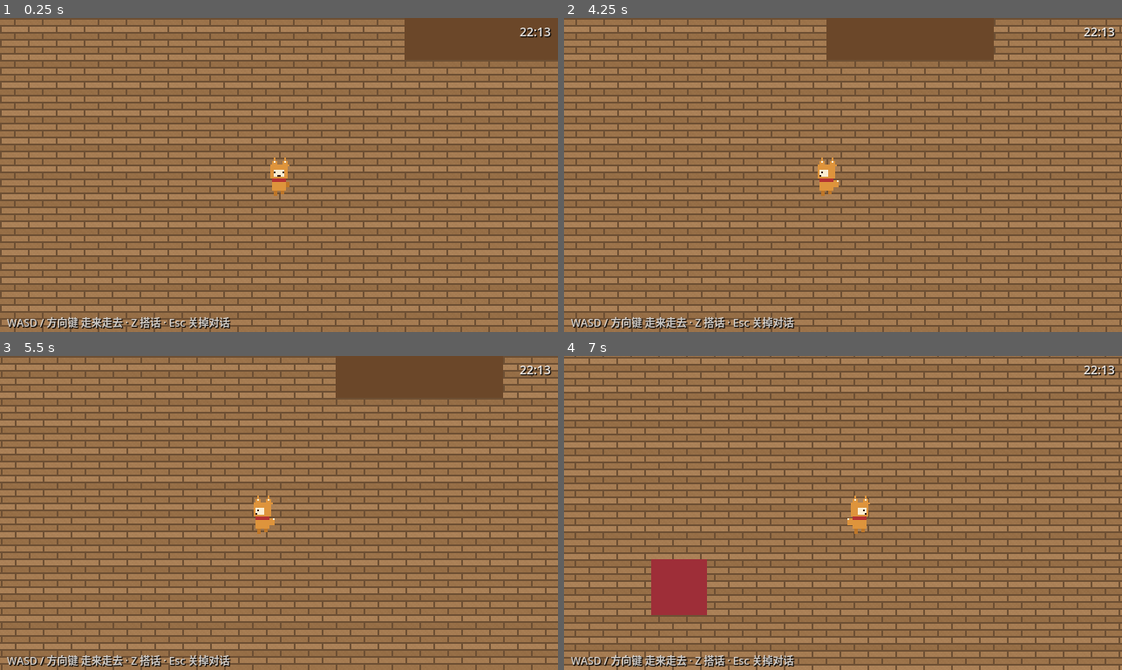
Above: before the commit, frames 1-4 (two rows, left to right).
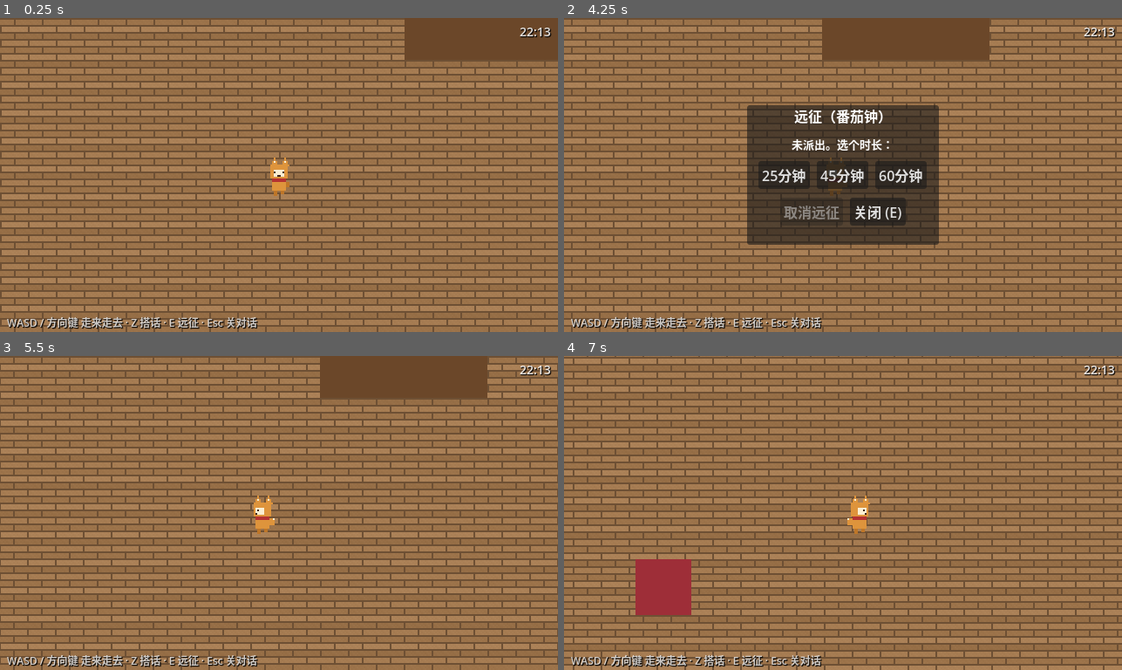
Above: after the commit, the same moments.

Repository: DbDB68/marumaru
Game: Godot game, scene res://scenes/main.tscn
Two runs of this game, one before a commit and one after it. Both use one fixed random seed, a clock stepped at 60 frames per second and the inputs below.
Inputs (mouse positions are in pixels of both pictures, inside the frame that each line leads up to):
- Up to frame 1 (0.25 s): no input
- Up to frame 2 (4.25 s): tap Enter (ui_accept) at 0.5, 0.77, 1.52, 3.02, 3.77 s; hold D (move_right) 0.53-1.28 s; hold Z (interact) 0.53-1.28 s; hold S (move_down) 1.28-2.03 s; tap Z (interact) at 1.35, 2.85 s; hold D (move_right) 2.03-2.78 s; hold Z (interact) 2.03-2.78 s; hold W (move_up) 2.78-3.53 s; hold A (move_left) from 3.53 s (still down); hold Z (interact) from 3.53 s (still down); tap E (expedition_menu, bound only after the commit) at 4.15 s
- Up to frame 3 (5.5 s): release A (move_left) at 4.25 s; release Z (interact) at 4.25 s; click (217, 513) at 4.25 s, where only the run after the commit has a clickable "25分钟"; tap Enter (ui_accept) at 5, 5.27 s; hold A (move_left) from 5.03 s (still down); tap Z (interact) at 5.1 s
- Up to frame 4 (7 s): release A (move_left) at 5.78 s; hold S (move_down) 5.78-6.53 s; hold Z (interact) 5.78-6.53 s; hold D (move_right) from 6.53 s (still down); tap Z (interact) at 6.6 s; tap Enter (ui_accept) at 6.77 s

The runs differ from the first frame. In frame 1, 0.4% of the frame differs, in the area x 31-47%, y 95-100%; in frame 2, 23%, in the area x 1-100%, y 0-100%; in frame 3, 9.8%; in frame 4, 10%.

Commit message:
远征番茄钟：E 键派出/倒计时/离线结算/归队播报 + 单测
Co-authored-by: k3 <k3@users.noreply.github.com>

Diff:
--- a/project.godot
+++ b/project.godot
@@ -18,6 +18,7 @@
 [autoload]
 
 Game="*res://scripts/game.gd"
+Expedition="*res://scripts/expedition.gd"
 
 [display]
 
@@ -28,6 +29,11 @@
 
 [input]
 
+expedition_menu={
+"deadzone": 0.5,
+"events": [Object(InputEventKey,"resource_local_to_scene":false,"resource_name":"","device":-1,"window_id":0,"alt_pressed":false,"shift_pressed":false,"ctrl_pressed":false,"meta_pressed":false,"pressed":false,"keycode":0,"physical_keycode":69,"key_label":0,"unicode":0,"location":0,"echo":false,"script":null)
+]
+}
 interact={
 "deadzone": 0.5,
 "events": [Object(InputEventKey,"resource_local_to_scene":false,"resource_name":"","device":-1,"window_id":0,"alt_press …(190 unchanged characters)…
--- /dev/null
+++ b/scenes/expedition_panel.tscn
@@ -0,0 +1,61 @@
+[gd_scene load_steps=2 format=3]
+
+[ext_resource type="Script" path="res://scripts/expedition_panel.gd" id="1_script"]
+
+[node name="ExpeditionPanel" type="CanvasLayer"]
+layer = 50
+script = ExtResource("1_script")
+
+[node name="Panel" type="PanelContainer" parent="."]
+anchors_preset = 8
+anchor_left = 0.5
+anchor_top = 0.5
+anchor_right = 0.5
+anchor_bottom = 0.5
+offset_left = -110.0
+offset_top = -80.0
+offset_right = 110.0
+offset_bottom = 80.0
+grow_horizontal = 2
+grow_vertical = 2
+
+[node name="VBox" type="VBoxContainer" parent="Panel"]
+theme_override_constants/separation = 10
+
+[node name="Title" type="Label" parent="Panel/VBox"]
+theme_override_font_sizes/font_size = 16
+horizontal_alignment = 1
+text = "远征（番茄钟）"
+
+[node name="Status" type="Label" parent="Panel/VBox"]
+theme_override_font_sizes/font_size = 13
+horizontal_alignment = 1
+text = "未派出。选个时长："
+
+[node name="StartButtons" type="HBoxContainer" parent="Panel/VBox"]
+theme_override_constants/separation = 8
+alignment = 1
+
+[node name="B25" type="Button" parent="Panel/VBox/StartButtons"]
+focus_mode = 0
+text = "25分钟"
+
+[node name="B45" type="Button" parent="Panel/VBox/StartButtons"]
+focus_mode = 0
+text = "45分钟"
+
+[node name="B60" type="Button" parent="Panel/VBox/StartButtons"]
+focus_mode = 0
+text = "60分钟"
+
+[node name="BottomButtons" type="HBoxContainer" parent="Panel/VBox"]
+theme_override_constants/separation = 8
+alignment = 1
+
+[node name="Cancel" type="Button" parent="Panel/VBox/BottomButtons"]
+focus_mode = 0
+text = "取消远征"
+
+[node name="Close" type="Button" parent="Panel/VBox/BottomButtons"]
+focus_mode = 0
+text = "关闭 (E)"
--- a/scenes/main.tscn
+++ b/scenes/main.tscn
@@ -121,4 +121,4 @@
 theme_override_constants/shadow_offset_x = 1
 theme_override_constants/shadow_offset_y = 1
 theme_override_font_sizes/font_size = 12
-text = "WASD / 方向键 走来走去 · Z 搭话 · Esc 关掉对话"
+text = "WASD / 方向键 走来走去 · Z 搭话 · E 远征 · Esc 关对话"
--- /dev/null
+++ b/scripts/expedition.gd
@@ -0,0 +1,100 @@
+extends Node
+## 远征番茄钟（Autoload: Expedition）
+## 派出刀男 → 现实时间倒计时 → 到点弹「远征部队回来了！」
+## 状态存 user://expedition.json，关掉游戏也照算，下次打开补报
+
+signal started
+signal finished
+
+var save_path := "user://expedition.json"
+
+var _end_unix := 0.0        # 0 = 无远征
+var _pending_report := false  # 已完成但还没向玩家报告
+var _panel: CanvasLayer
+
+
+func _ready() -> void:
+	_load()
+	_panel = load("res://scenes/expedition_panel.tscn").instantiate()
+	add_child(_panel)
+	if _pending_report:
+		_announce.call_deferred()
+
+
+## 派出远征，duration_min 分钟后回来
+func start(duration_min: int) -> void:
+	_end_unix = Time.get_unix_time_from_system() + duration_min * 60.0
+	_pending_report = false
+	_save()
+	started.emit()
+	_panel.close()
+
+
+func cancel() -> void:
+	_end_unix = 0.0
+	_pending_report = false
+	_save()
+
+
+func is_active() -> bool:
+	return _end_unix > 0.0 and remaining_seconds() > 0
+
+
+## 刀男是否因远征不在本丸（目前全队一起走）
+func is_away(_npc_id: String) -> bool:
+	return is_active()
+
+
+func remaining_seconds() -> int:
+	return maxi(0, int(_end_unix - Time.get_unix_time_from_system()))
+
+
+func has_pending_report() -> bool:
+	return _pending_report
+
+
+func _process(_delta: float) -> void:
+	if _end_unix > 0.0 and remaining_seconds() <= 0:
+		_end_unix = 0.0
+		_pending_report = true
+		_save()
+		finished.emit()
+		_announce()
+
+
+func _unhandled_input(event: InputEvent) -> void:
+	if event is InputEventKey and event.is_echo():
+		return
+	if event.is_action_pressed("expedition_menu"):
+		_panel.toggle()
+		get_viewport().set_input_as_handled()
+
+
+## 弹「回来了」对话；对话框还没就位就下一帧再试
+func _announce() -> void:
+	if not is_inside_tree():
+		return
+	var tree := get_tree()
+	var d := tree.get_first_node_in_group("dialog_box")
+	if d == null:
+		await tree.process_frame
+		_announce()
+		return
+	d.open(["远征部队回来了！", "辛苦了。……这是这次的收获。（占位）"])
+	_pending_report = false
+	_save()
+
+
+func _save() -> void:
+	var f := FileAccess.open(save_path, FileAccess.WRITE)
+	if f != null:
+		f.store_string(JSON.stringify({"end_unix": _end_unix, "pending_report": _pending_report}))
+
+
+func _load() -> void:
+	if not FileAccess.file_exists(save_path):
+		return
+	var parsed: Variant = JSON.parse_string(FileAccess.get_file_as_string(save_path))
+	if parsed is Dictionary:
+		_end_unix = float(parsed.get("end_unix", 0.0))
+		_pending_report = bool(parsed.get("pending_report", false))
--- /dev/null
+++ b/scripts/expedition_panel.gd
@@ -0,0 +1,55 @@
+extends CanvasLayer
+## 远征面板：E 键开关；选时长派出，或取消远征
+
+@onready var panel: PanelContainer = $Panel
+@onready var status: Label = $Panel/VBox/Status
+@onready var start_buttons: HBoxContainer = $Panel/VBox/StartButtons
+@onready var cancel_button: Button = $Panel/VBox/BottomButtons/Cancel
+
+
+func _ready() -> void:
+	add_to_group("expedition_panel")
+	panel.hide()
+	$Panel/VBox/StartButtons/B25.pressed.connect(func() -> void: Expedition.start(25))
+	$Panel/VBox/StartButtons/B45.pressed.connect(func() -> void: Expedition.start(45))
+	$Panel/VBox/StartButtons/B60.pressed.connect(func() -> void: Expedition.start(60))
+	cancel_button.pressed.connect(_on_cancel)
+	$Panel/VBox/BottomButtons/Close.pressed.connect(close)
+
+
+func _process(_delta: float) -> void:
+	if panel.visible:
+		_refresh()
+
+
+func toggle() -> void:
+	panel.visible = not panel.visible
+	if panel.visible:
+		_refresh()
+
+
+func close() -> void:
+	panel.hide()
+
+
+func is_open() -> bool:
+	return panel.visible
+
+
+func _refresh() -> void:
+	var active := Expedition.is_active()
+	if active:
+		var s := Expedition.remaining_seconds()
+		status.text = "远征中：还剩 %02d:%02d" % [s / 60, s % 60]
+	elif Expedition.has_pending_report():
+		status.text = "远征部队回来了！"
+	else:
+		status.text = "未派出。选个时长："
+	for b in start_buttons.get_children():
+		b.disabled = active
+	cancel_button.disabled = not active
+
+
+func _on_cancel() -> void:
+	Expedition.cancel()
+	_refresh()
--- a/scripts/player.gd
+++ b/scripts/player.gd
@@ -13,8 +13,8 @@
 
 
 func _physics_process(_delta: float) -> void:
-	if _dialog_open():
-		# 对话中站住，但动画要收到立正
+	if _ui_busy():
+		# 对话/面板开着时站住，动画也要立正
 		velocity = Vector2.ZERO
 		_update_animation(Vector2.ZERO)
 		return
@@ -28,7 +28,7 @@
 	# 忽略按住不放时的键盘连发，否则开关对话会疯狂切换
 	if event is InputEventKey and event.is_echo():
 		return
-	if event.is_action_pressed("interact") and not _dialog_open():
+	if event.is_action_pressed("interact") and not _ui_busy():
 		var npc := _nearest_npc()
 		if npc != null:
 			npc.face_toward(global_position)
@@ -66,3 +66,11 @@
 func _dialog_open() -> bool:
 	var d := _dialog()
 	return d != null and d.is_open()
+
+
+## 任一界面（对话框/远征面板）开着都算忙
+func _ui_busy() -> bool:
+	if _dialog_open():
+		return true
+	var p := get_tree().get_first_node_in_group("expedition_panel")
+	return p != null and p.is_open()
--- a/scripts/room.gd
+++ b/scripts/room.gd
@@ -1,7 +1,8 @@
 extends Node2D
 ## 房间基座：
 ## 1) 切换进来时把主角摆到 Game 指定的出生点（出生点放在 Spawns/ 下）
-## 2) 按日程表生成此刻应该在这个房间的刀男
+## 2) 按日程表生成此刻应该在这个房间的刀男（远征中的刀男不出现）
+## 3) 监听远征出发/归来，刀男实时离场/回场
 
 @export var room_id := ""
 
@@ -9,6 +10,8 @@
 func _ready() -> void:
 	_place_player()
 	_spawn_npcs()
+	Expedition.started.connect(_on_expedition_started)
+	Expedition.finished.connect(_on_expedition_finished)
 
 
 func _place_player() -> void:
@@ -23,6 +26,10 @@
 
 func _spawn_npcs() -> void:
 	for npc_id in Schedule.all_npc_ids():
+		if Expedition.is_away(npc_id):
+			continue
+		if _has_npc(npc_id):
+			continue
 		var slot := Schedule.current_slot(npc_id)
 		if slot.get("room", "") != room_id:
 			continue
@@ -33,3 +40,21 @@
 		var npc: Node2D = load(scene_path).instantiate()
 		npc.npc_id = npc_id
 		add_child(npc)
+
+
+func _has_npc(npc_id: String) -> bool:
+	for n in get_tree().get_nodes_in_group("npcs"):
+		if n.npc_id == npc_id and not n._leaving:
+			return true
+	return false
+
+
+## 远征出发：本房间里的刀男淡出离场
+func _on_expedition_started() -> void:
+	for n in get_tree().get_nodes_in_group("npcs"):
+		n._leave_room()
+
+
+## 远征归来：按当前日程把该在的刀男生成回来
+func _on_expedition_finished() -> void:
+	_spawn_npcs()
--- /dev/null
+++ b/tools/test_expedition.gd
@@ -0,0 +1,66 @@
+extends SceneTree
+## 远征番茄钟单元测试：派出/倒计时/到点完成/取消/离线补报
+## 用法：godot --headless --path <项目> --script res://tools/test_expedition.gd
+
+var _failures := 0
+const TEST_SAVE := "user://test_expedition.json"
+
+
+func _init() -> void:
+	var E: Node = load("res://scripts/expedition.gd").new()
+	E.save_path = TEST_SAVE
+	root.add_child(E)
+	await process_frame
+
+	# --- 派出 ---
+	var got_started := [false]
+	E.started.connect(func() -> void: got_started[0] = true)
+	E.start(25)
+	_check(got_started[0], "派出时应发 started 信号")
+	_check(E.is_active(), "派出后应处于远征中")
+	_check(E.is_away("hasebe"), "远征中长谷部应不在家")
+	var remain: int = E.remaining_seconds()
+	_check(remain > 1480 and remain <= 1500, "25 分钟倒计时应≈1500s (实际 %d)" % remain)
+
+	# --- 到点完成 ---
+	var got_finished := [false]
+	E.finished.connect(func() -> void: got_finished[0] = true)
+	E._end_unix = Time.get_unix_time_from_system() - 1.0  # 假装时间已到
+	await process_frame
+	await process_frame
+	_check(got_finished[0], "到点应发 finished 信号")
+	_check(E.has_pending_report(), "到点后应有待报告的归队")
+	_check(not E.is_active(), "到点后不再是远征中")
+
+	# --- 离线补报：新实例读档后仍记得要报告 ---
+	var E2: Node = load("res://scripts/expedition.gd").new()
+	E2.save_path = TEST_SAVE
+	root.add_child(E2)
+	await process_frame
+	_check(E2.has_pending_report(), "重开游戏应记得有待报告的归队（离线结算）")
+	root.remove_child(E2)
+	E2.queue_free()
+
+	# --- 取消 ---
+	E.start(45)
+	_check(E.is_active(), "重新派出应处于远征中")
+	E.cancel()
+	_check(not E.is_active() and not E.has_pending_report(), "取消后应回归闲置")
+
+	root.remove_child(E)
+	E.queue_free()
+	DirAccess.remove_absolute(TEST_SAVE)
+
+	if _failures == 0:
+		print("EXPEDITION TEST: all OK")
+	else:
+		push_error("EXPEDITION TEST: %d 项失败" % _failures)
+	quit(1 if _failures > 0 else 0)
+
+
+func _check(ok: bool, msg: String) -> void:
+	if ok:
+		print("  PASS: " + msg)
+	else:
+		_failures += 1
+		push_error("  FAIL: " + msg)
Not shown, added: scripts/expedition.gd.uid
Not shown, added: scripts/expedition_panel.gd.uid
Not shown, added: tools/test_expedition.gd.uid
